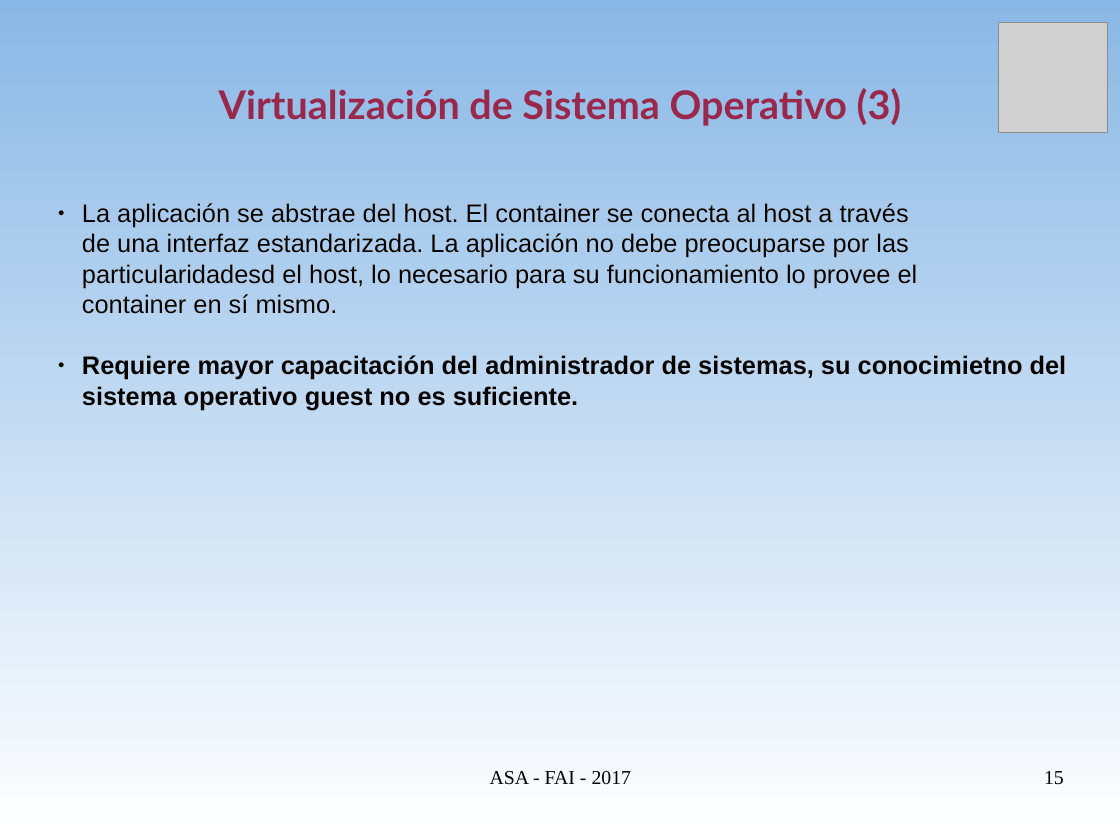
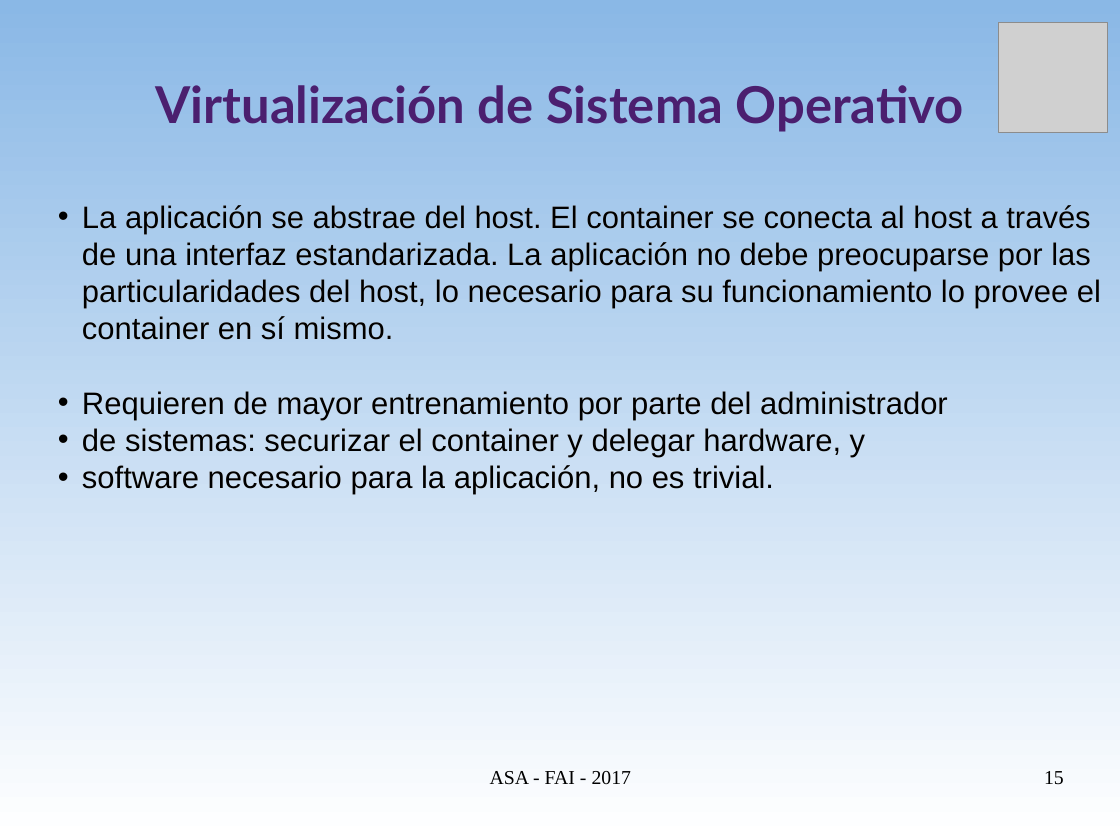
Before and after one commit to niniadcobre/asa, a slide deck: slide 15 of clases/ASA-virt.odp. Drawn at 1120x840 pixels with LibreOffice and Linux fonts; fonts in the diff are those of the drawing; grey boxes stand for pictures. Boxes give left, top, right and bottom in pixels: in the first picture for what was removed or moved away, otherwise in the second. Text is boxed around its words. In the diff, an @@ line names an element or a change of style, - is before the commit and + after.

```diff
--- a/clases/ASA-virt.odp
+++ b/clases/ASA-virt.odp
@@ title at bbox=[155, 85, 965, 132]: text changed; size 28 to 36 pt; text colour #99284C to #4B1F6F @@
-Virtualización de Sistema Operativo (3)
+Virtualización de Sistema Operativo
@@ text at bbox=[82, 205, 1101, 495]: text changed; size 18 to 22 pt @@
-● La aplicación se abstrae del host. El container se conecta al host a través
-  de una interfaz estandarizada. La aplicación no debe preocuparse por las
-  particularidadesd el host, lo necesario para su funcionamiento lo provee el
-  container en sí mismo.
-● Requiere mayor capacitación del administrador de sistemas, su conocimietno del
-  sistema operativo guest no es suficiente.
+• La aplicación se abstrae del host. El container se conecta al host a través
+  de una interfaz estandarizada. La aplicación no debe preocuparse por las
+  particularidades del host, lo necesario para su funcionamiento lo provee el
+  container en sí mismo.
+• Requieren de mayor entrenamiento por parte del administrador
+• de sistemas: securizar el container y delegar hardware, y
+• software necesario para la aplicación, no es trivial.
```
Also in this commit, not shown: 11 other slides changed, 1 slide added, 16 slides removed, 1 other file.
